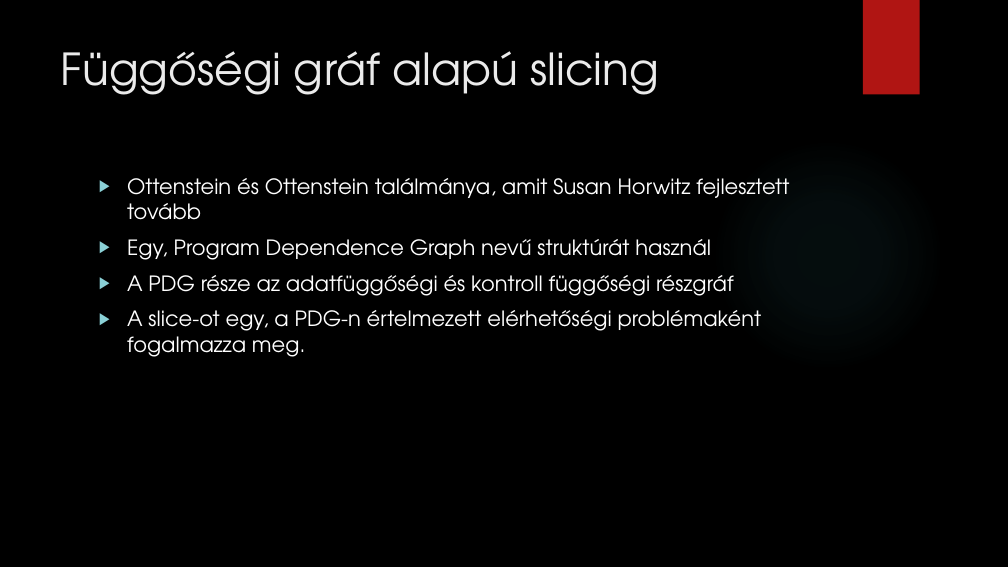
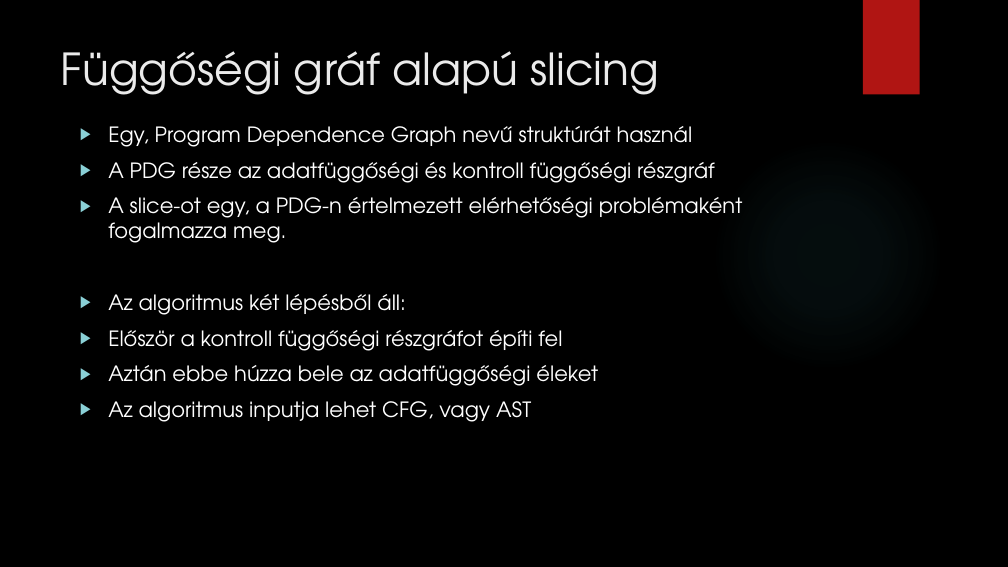
Before and after one commit to dwat3r/slicer, a slide deck: slide 13 of doc/Presentation.pptx (slide 18 before the commit). Drawn at 1008x567 pixels with LibreOffice and Linux fonts; fonts in the diff are those of the drawing; background and template pictures are left out. Boxes give left, top, right and bottom in pixels: in the first picture for what was removed or moved away, otherwise in the second. Text is boxed around its words. In the diff, an @@ line names an element or a change of style, - is before the commit and + after.

```diff
--- a/doc/Presentation.pptx
+++ b/doc/Presentation.pptx
@@ text "Egy, Program Dependence Graph nevű ...": place and size @@
-text "Egy, Program Dependence Graph nevű ..." at (127,178,789,357)
+text "Egy, Program Dependence Graph nevű ..." at (108,126,743,422)
@@ text at (127,178,789,220): paragraph removed @@
-▶ Ottenstein és Ottenstein találmánya, amit Susan Horwitz fejlesztett tovább
@@ text at (108,294,598,422): paragraphs added @@
+▶ Az algoritmus két lépésből áll:
+▶ Először a kontroll függőségi részgráfot építi fel
+▶ Aztán ebbe húzza bele az adatfüggőségi éleket
+▶ Az algoritmus inputja lehet CFG, vagy AST
```
Also in this commit, not shown: 8 other slides changed, 5 slides added, 19 slides removed, 10 other files.
